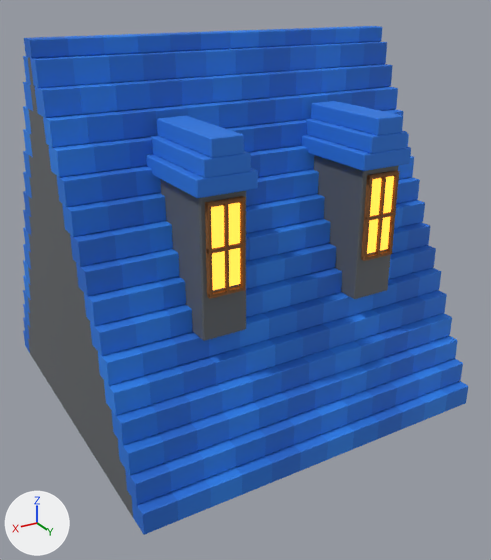
The Blender file src/game/models/castle/residential/blue-roof.blend: old version first, new version second.
Camera for both pictures: a 50 mm camera at (0.902, 1.602, 1.102) aimed at (-0.009, 0.084, 0.343). Every picture has the same lights, and +X, +Y and +Z are marked at lower left. The older version comes first.
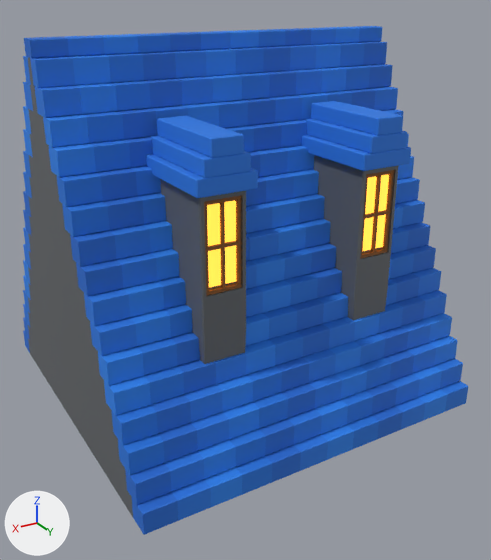
Commit message: Fix recessed roof windows and close dormer base gaps

Boxes [x1, y1, x2, y2] around the edits, measured in the pictures (491 x 560 px):
'Dormer stone body.001', reshaped (14% taller)
    before: [160, 179, 246, 341]
    after: [160, 179, 246, 364]
'Dormer stone body', reshaped (14% taller)
    before: [314, 155, 399, 299]
    after: [314, 155, 399, 320]
'Dormer window.001', moved
    before: [211, 203, 240, 290]
    after: [207, 200, 236, 288]
'Dormer window', moved
    before: [367, 176, 394, 254]
    after: [362, 174, 389, 252]
'Dormer window mullion.001', moved
    before: [223, 202, 229, 293]
    after: [219, 200, 225, 290]
'Dormer window jamb.002', moved
    before: [239, 201, 245, 287]
    after: [235, 199, 241, 285]
'Dormer window jamb', moved
    before: [386, 174, 399, 252]
    after: [382, 173, 394, 249]
'Dormer window jamb.003', moved
    before: [205, 205, 213, 296]
    after: [204, 205, 209, 292]
'Dormer window jamb.001', moved
    before: [361, 177, 373, 258]
    after: [361, 177, 368, 255]
'Dormer window rail.003', moved
    before: [207, 286, 246, 299]
    after: [206, 283, 242, 296]
'Dormer window rail.004', moved
    before: [206, 243, 246, 254]
    after: [205, 240, 241, 252]
'Dormer window rail.005', moved
    before: [205, 196, 246, 207]
    after: [204, 195, 241, 205]
'Dormer window rail', moved
    before: [361, 251, 392, 261]
    after: [360, 248, 388, 259]
'Dormer window rail.001', moved
    before: [365, 212, 396, 221]
    after: [363, 210, 391, 219]
'Dormer window rail.002', moved
    before: [367, 170, 400, 179]
    after: [366, 170, 394, 177]
part 1 of me_cube_033, reshaped
    before: [342, 165, 399, 299]
    after: [341, 165, 399, 320]
part 2 of me_cube_045, reshaped
    before: [201, 191, 246, 341]
    after: [193, 191, 246, 364]

The change, as a diff of the scene's bpy script:
```diff
--- a/src/game/models/castle/residential/blue-roof.blend.py
+++ b/src/game/models/castle/residential/blue-roof.blend.py
@@ me_cube_033 @@
 # verts and faces of me_cube_033; kept vertices keep their numbers, new ones are numbered from 24
-me_cube_033.from_pydata(...)  # 24 vertices, 26 faces; spans x -0.058..0.058, y -0.1..0.1, z -0.2..0.15
+me_cube_033.from_pydata(...)  # 32 vertices, 32 faces; spans x -0.058..0.058, y -0.1..0.1, z -0.28..0.15
+# me_cube_033 part 1
+delete_faces([(8, 10, 23, 19)])
+verts[0] = (-0.055, -0.097, -0.28)  # moved
+verts[6] = (-0.055, 0.097, -0.28)  # moved
+verts[12] = (0.054, -0.097, -0.28)  # moved
+verts[18] = (0.054, 0.097, -0.28)  # moved
+verts[24] = (-0.047, 0.075, -0.09)
+verts[25] = (-0.047, 0.075, 0.13)
+verts[26] = (-0.047, 0.1, -0.09)  # pixel (388, 252)
+verts[27] = (-0.047, 0.1, 0.13)  # pixel (395, 169)
+for new, old in zip([*range(28, 32)], [*range(24, 28)]): verts[new] = verts[old] + (0.094, 0.0, 0.0)
+faces += [(8, 10, 27, 26, 30, 31, 23, 19), (10, 23, 31, 27), (24, 26, 27, 25), (28, 29, 31, 30), (24, 25, 29, 28), (24, 28, 30, 26)]
+faces += [(25, 27, 31, 29)]
 me_cube_033.materials.append(mat_roof_gable_sandstone_continuous)
@@ me_cube_045 @@
 # verts and faces of me_cube_045; kept vertices keep their numbers, new ones are numbered from 24
-me_cube_045.from_pydata(...)  # 24 vertices, 26 faces; spans x -0.058..0.058, y -0.1..0.1, z -0.2..0.15
+me_cube_045.from_pydata(...)  # 32 vertices, 32 faces; spans x -0.058..0.058, y -0.1..0.1, z -0.28..0.15
+# me_cube_045 part 2
+delete_faces([(8, 10, 23, 19)])
+verts[0] = (-0.054, -0.097, -0.28)  # moved
+verts[6] = (-0.054, 0.097, -0.28)  # moved
+verts[12] = (0.055, -0.097, -0.28)  # moved
+verts[18] = (0.055, 0.097, -0.28)  # moved
+verts[24] = (-0.047, 0.075, -0.09)
+verts[25] = (-0.047, 0.075, 0.13)
+verts[26] = (-0.047, 0.1, -0.09)  # pixel (242, 288)
+verts[27] = (-0.047, 0.1, 0.13)  # pixel (242, 195)
+for new, old in zip([*range(28, 32)], [*range(24, 28)]): verts[new] = verts[old] + (0.094, 0.0, 0.0)
+faces += [(8, 10, 27, 26, 30, 31, 23, 19), (10, 23, 31, 27), (24, 26, 27, 25), (28, 29, 31, 30), (24, 25, 29, 28), (24, 28, 30, 26)]
+faces += [(25, 27, 31, 29)]
 me_cube_045.materials.append(mat_roof_gable_sandstone_continuous)
@@ ob_dormer_window @@
 ob_dormer_window = bpy.data.objects.new('Dormer window', me_cube_034)
-ob_dormer_window.location = (-0.22, 0.378, 0.58)
+ob_dormer_window.location = (-0.22, 0.36, 0.58)
@@ ob_dormer_window_jamb @@
 ob_dormer_window_jamb = bpy.data.objects.new('Dormer window jamb', me_cube_035)
-ob_dormer_window_jamb.location = (-0.262, 0.382, 0.58)
+ob_dormer_window_jamb.location = (-0.262, 0.364, 0.58)
@@ ob_dormer_window_jamb_001 @@
 ob_dormer_window_jamb_001 = bpy.data.objects.new('Dormer window jamb.001', me_cube_036)
-ob_dormer_window_jamb_001.location = (-0.178, 0.382, 0.58)
+ob_dormer_window_jamb_001.location = (-0.178, 0.364, 0.58)
@@ ob_dormer_window_rail @@
 ob_dormer_window_rail = bpy.data.objects.new('Dormer window rail', me_cube_037)
-ob_dormer_window_rail.location = (-0.22, 0.383, 0.475)
+ob_dormer_window_rail.location = (-0.22, 0.365, 0.475)
@@ ob_dormer_window_rail_001 @@
 ob_dormer_window_rail_001 = bpy.data.objects.new('Dormer window rail.001', me_cube_038)
-ob_dormer_window_rail_001.location = (-0.22, 0.383, 0.58)
+ob_dormer_window_rail_001.location = (-0.22, 0.365, 0.58)
@@ ob_dormer_window_rail_002 @@
 ob_dormer_window_rail_002 = bpy.data.objects.new('Dormer window rail.002', me_cube_039)
-ob_dormer_window_rail_002.location = (-0.22, 0.383, 0.685)
+ob_dormer_window_rail_002.location = (-0.22, 0.365, 0.685)
@@ ob_dormer_window_001 @@
 ob_dormer_window_001 = bpy.data.objects.new('Dormer window.001', me_cube_046)
-ob_dormer_window_001.location = (0.22, 0.378, 0.58)
+ob_dormer_window_001.location = (0.22, 0.36, 0.58)
@@ ob_dormer_window_jamb_002 @@
 ob_dormer_window_jamb_002 = bpy.data.objects.new('Dormer window jamb.002', me_cube_047)
-ob_dormer_window_jamb_002.location = (0.178, 0.382, 0.58)
+ob_dormer_window_jamb_002.location = (0.178, 0.364, 0.58)
@@ ob_dormer_window_jamb_003 @@
 ob_dormer_window_jamb_003 = bpy.data.objects.new('Dormer window jamb.003', me_cube_048)
-ob_dormer_window_jamb_003.location = (0.262, 0.382, 0.58)
+ob_dormer_window_jamb_003.location = (0.262, 0.364, 0.58)
@@ ob_dormer_window_rail_003 @@
 ob_dormer_window_rail_003 = bpy.data.objects.new('Dormer window rail.003', me_cube_049)
-ob_dormer_window_rail_003.location = (0.22, 0.383, 0.475)
+ob_dormer_window_rail_003.location = (0.22, 0.365, 0.475)
@@ ob_dormer_window_rail_004 @@
 ob_dormer_window_rail_004 = bpy.data.objects.new('Dormer window rail.004', me_cube_050)
-ob_dormer_window_rail_004.location = (0.22, 0.383, 0.58)
+ob_dormer_window_rail_004.location = (0.22, 0.365, 0.58)
@@ ob_dormer_window_rail_005 @@
 ob_dormer_window_rail_005 = bpy.data.objects.new('Dormer window rail.005', me_cube_051)
-ob_dormer_window_rail_005.location = (0.22, 0.383, 0.685)
+ob_dormer_window_rail_005.location = (0.22, 0.365, 0.685)
@@ ob_dormer_window_mullion_001 @@
 ob_dormer_window_mullion_001 = bpy.data.objects.new('Dormer window mullion.001', me_cube_052)
-ob_dormer_window_mullion_001.location = (0.22, 0.384, 0.58)
+ob_dormer_window_mullion_001.location = (0.22, 0.366, 0.58)
```
